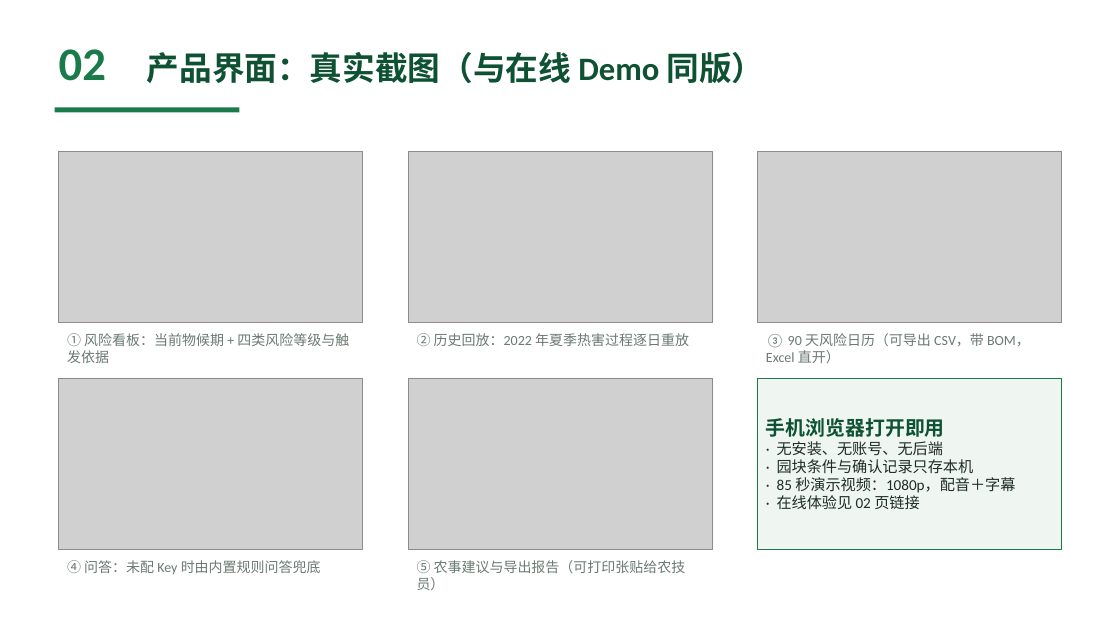
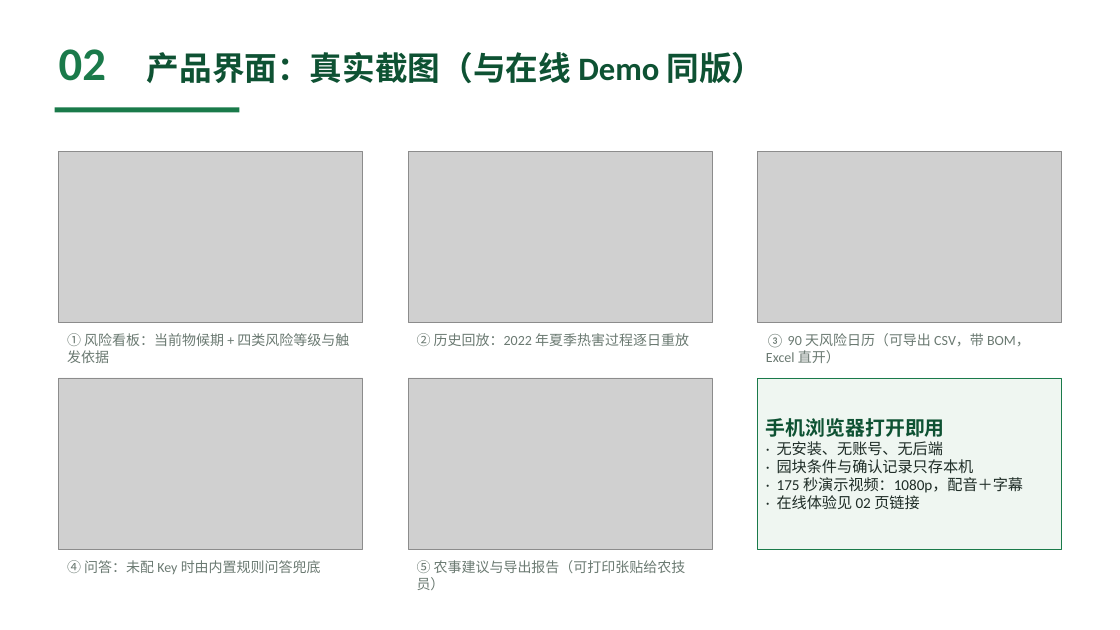
Before and after one commit to Pawnnwap/danju-zhihan, a slide deck: slide 4 of 丹橘知旱-参赛PPT.pptx. Drawn at 1120x630 pixels with LibreOffice and Linux fonts; fonts in the diff are those of the drawing; grey boxes stand for pictures. Boxes give left, top, right and bottom in pixels: in the first picture for what was removed or moved away, otherwise in the second. Text is boxed around its words. In the diff, an @@ line names an element or a change of style, - is before the commit and + after.

Commit message:
演示片扩充至 175 秒 / 13 幕（用满官方 3 分钟时限）
新增五幕：引擎阈值明细、导出与移动端、三个回放场景、90 天试点判据、不确定性与安全边界；
原有八幕保留（片头/问题/方案/产品含真机录屏/证据/AI 分工/可信/尾卡）。
旁白与字幕同步扩充，全部数字来自仓库可复算来源；PPT 与 README 的时长口径同步更新。

```diff
--- a/丹橘知旱-参赛PPT.pptx
+++ b/丹橘知旱-参赛PPT.pptx
@@ text in rectangle at box(777, 477, 1023, 493): text changed @@
-· 85 秒演示视频：1080p，配音＋字幕
+· 175 秒演示视频：1080p，配音＋字幕
```
Also in this commit, not shown: 5 other files.
